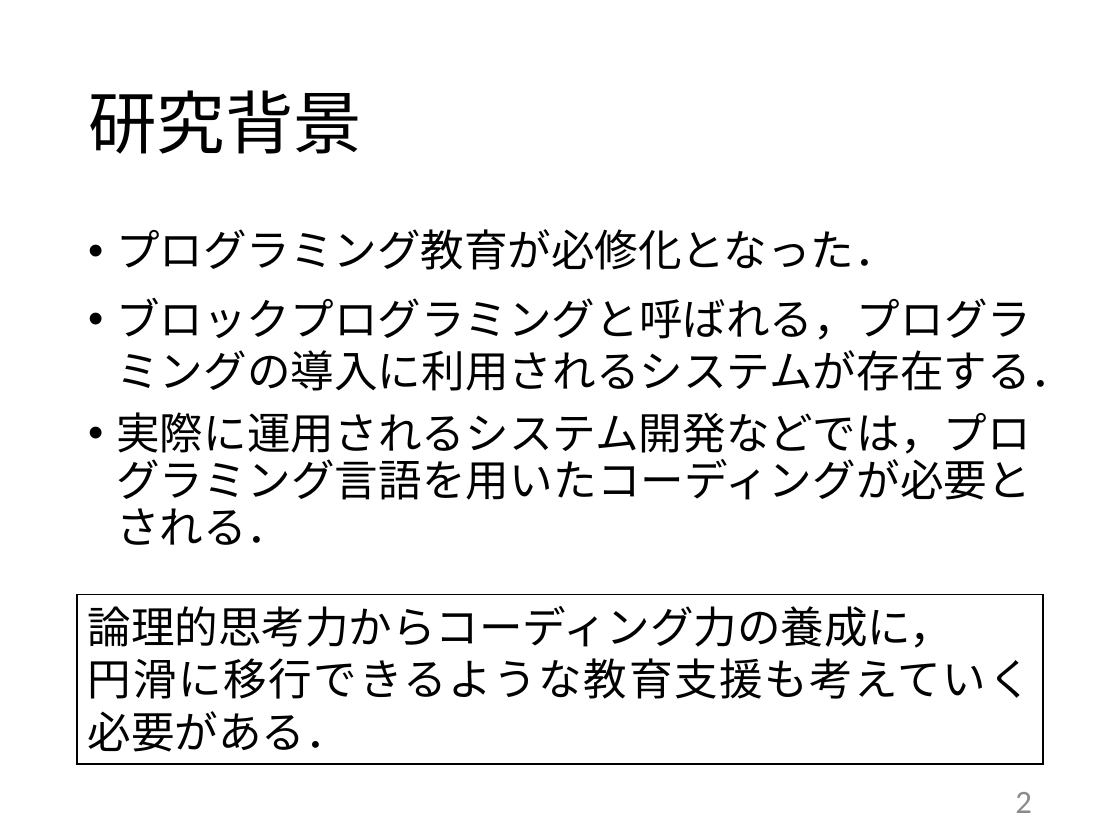
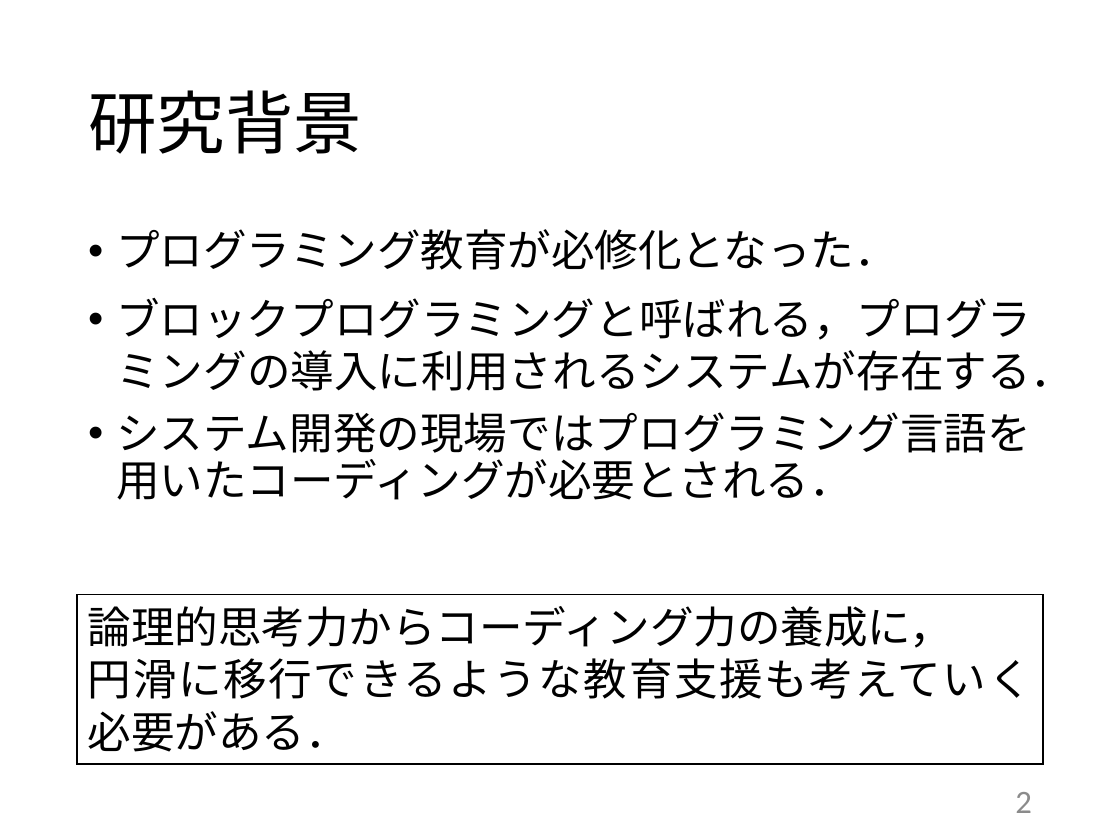
Before and after one commit to kait-takanolab/1821121-shimaoka-thesis, a slide deck: slide 2 of 1821121_shimaoka_thesis.pptx. Drawn at 1120x840 pixels with LibreOffice and Linux fonts; fonts in the diff are those of the drawing. Boxes give left, top, right and bottom in pixels: in the first picture for what was removed or moved away, otherwise in the second. Text is boxed around its words. In the diff, an @@ line names an element or a change of style, - is before the commit and + after.

```diff
--- a/1821121_shimaoka_thesis.pptx
+++ b/1821121_shimaoka_thesis.pptx
@@ text at (x1=116, y1=412, x2=1031, y2=500): text changed @@
-• 実際に運用されるシステム開発などでは，プログラミング言語を用いたコーディングが必要とされる．
+• システム開発の現場ではプログラミング言語を用いたコーディングが必要とされる．
```
Also in this commit, not shown: 2 other slides changed, 2 other files.
